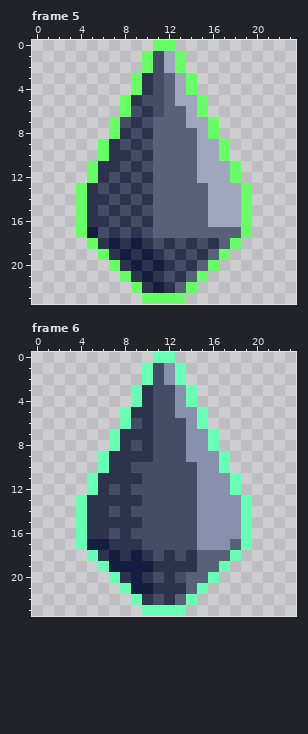
Pixel-art file, stored at res/image/aseprite/coinLarge.aseprite. This is how it looked before the edit.
24x24 pixels, 12 frames. Shown: frame 5, frame 6. The commit also changed other frames, which this record leaves out.
And afterwards:
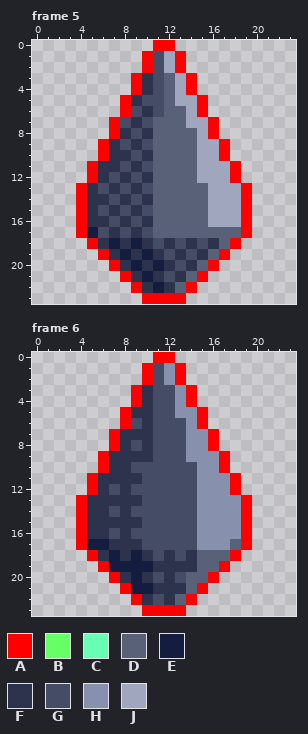
Palette (. is transparent): A #ff0000  B #66ff66  C #66ffb3  D #596178  E #141c40  F #2d324d  G #444c66  H #8790ad  J #9fa6bd
Message: LargeCoinのゲーミングさせる部分を赤に
From old to new:
Frame 5, layer "Layer":
Colour B gives way to colour A in row 0 at x 11 to 12; in rows 1 to 2 at x 10 and 13; in rows 3 to 4 at x 9 and 14; in rows 5 to 6 at x 8 and 15; in rows 7 to 8 at x 7 and 16; in rows 9 to 10 at x 6 and 17.
Colour B gives way to colour A in rows 11 to 12 at x 5 and 18; in rows 13 to 17 at x 4 and 19; in row 18 at x 5 and 18; in row 19 at x 6 and 17; in row 20 at x 7 and 16; in row 21 at x 8 and 15.
Colour B gives way to colour A in row 22 at x 9 and 14; in row 23 at x 10 to 13.
Frame 6, layer "Layer":
Colour C gives way to colour A in row 0 at x 11 to 12; in rows 1 to 2 at x 10 and 13; in rows 3 to 4 at x 9 and 14; in rows 5 to 6 at x 8 and 15; in rows 7 to 8 at x 7 and 16; in rows 9 to 10 at x 6 and 17.
Colour C gives way to colour A in rows 11 to 12 at x 5 and 18; in rows 13 to 17 at x 4 and 19; in row 18 at x 5 and 18; in row 19 at x 6 and 17; in row 20 at x 7 and 16; in row 21 at x 8 and 15.
Colour C gives way to colour A in row 22 at x 9 and 14; in row 23 at x 10 to 13.
Pixel boxes of the changes (left, top, right, bottom) in both pictures:
changed: (76, 40, 252, 304)
changed: (76, 352, 252, 616)
